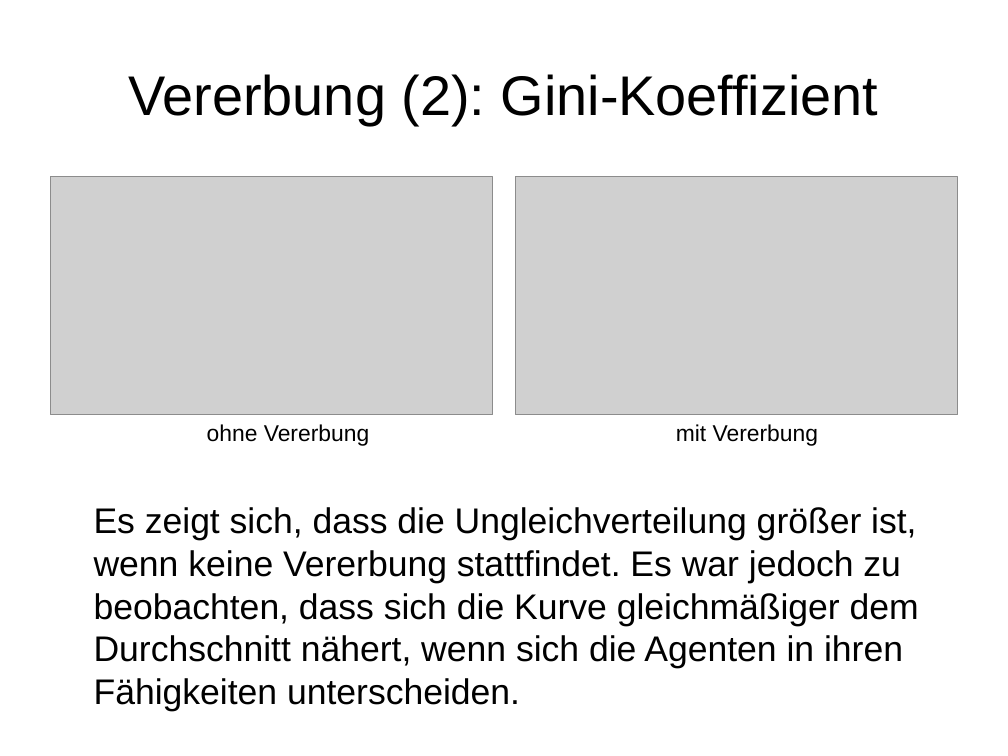
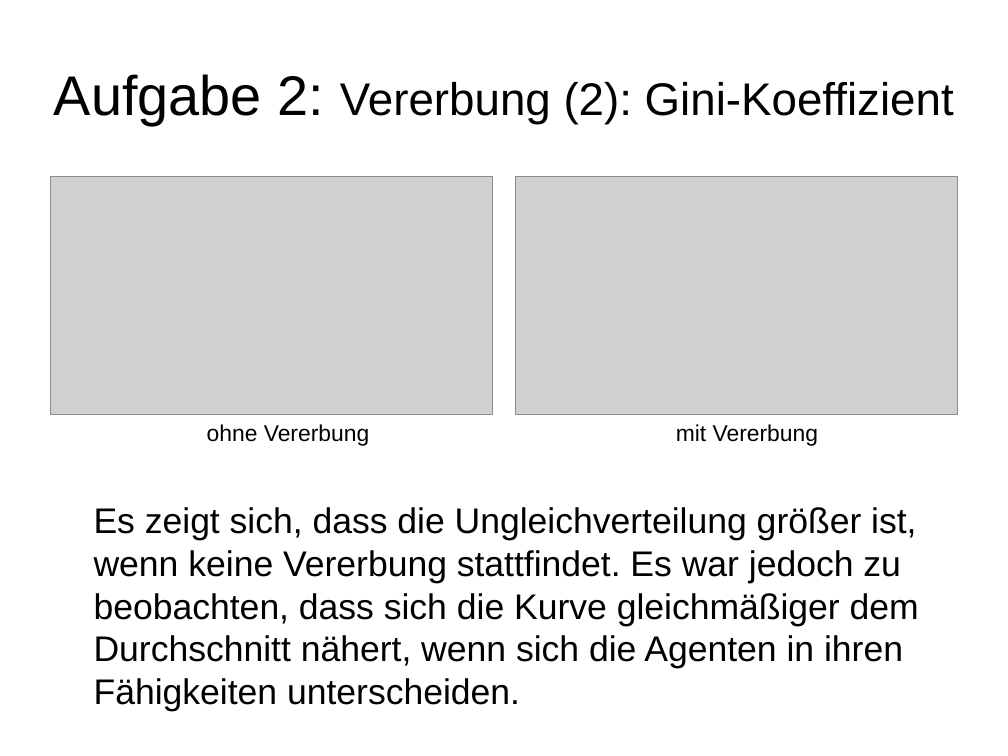
Before and after one commit to wsmirnow/Sugarscape, a slide deck: slide 24 of Presentation/Presentation.odp (slide 14 before the commit). Drawn at 1008x756 pixels with LibreOffice and Linux fonts; fonts in the diff are those of the drawing; grey boxes stand for pictures. Boxes give left, top, right and bottom in pixels: in the first picture for what was removed or moved away, otherwise in the second. Text is boxed around its words. In the diff, an @@ line names an element or a change of style, - is before the commit and + after.

```diff
--- a/Presentation/Presentation.odp
+++ b/Presentation/Presentation.odp
@@ title at [54,74,954,125]: text changed; size 44 to 36 pt @@
-Vererbung (2): Gini-Koeffizient
+Aufgabe 2: Vererbung (2): Gini-Koeffizient
```
Also in this commit, not shown: 10 other slides changed, 12 slides added, 2 slides removed, 1 other file.
